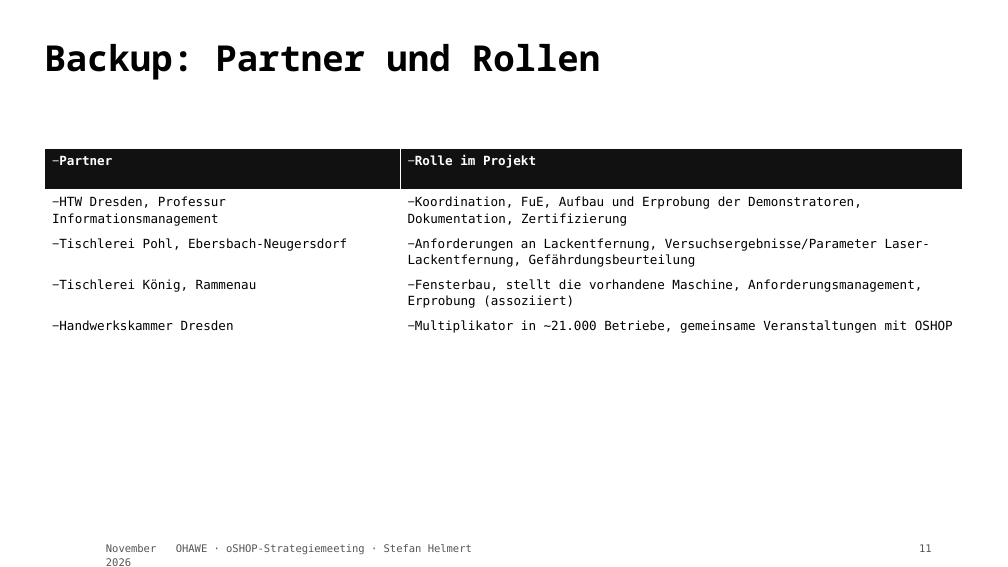
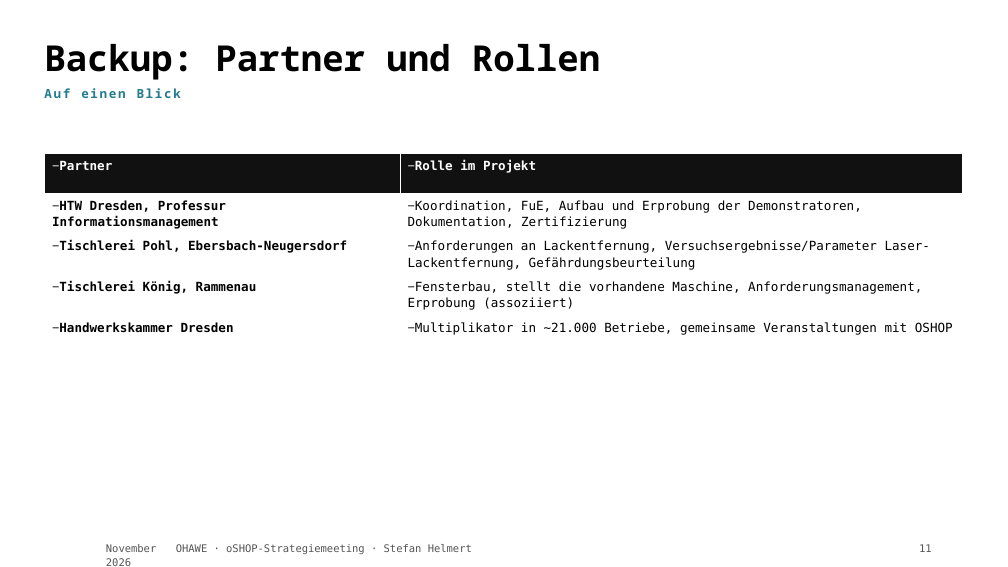
Before and after one commit to TheTesla/slides-oshop-strategieemeeting-ohawe, a slide deck: slide 11 of ohawe-strategie.pptx. Drawn at 1008x567 pixels with LibreOffice and Linux fonts; fonts in the diff are those of the drawing; background and template pictures are left out. Boxes give left, top, right and bottom in pixels: in the first picture for what was removed or moved away, otherwise in the second. Text is boxed around its words. In the diff, an @@ line names an element or a change of style, - is before the commit and + after.

```diff
--- a/ohawe-strategie.pptx
+++ b/ohawe-strategie.pptx
@@ text added at <box>44,88,181,98</box>, 12 pt, text #237C8F, bold @@
+Auf einen Blick
@@ table at <box>45,154,963,352</box> @@
@@ bold on in "HTW Dresden, Professur Informationsmanagement", "Tischlerei Pohl, Ebersbach-Neugersdorf", "Tischlerei König, Rammenau", "Handwerkskammer Dresden" @@
@@ table: place and size @@
-table at <box>45,148,963,355</box>
+table at <box>45,154,963,352</box>
```
Also in this commit, not shown: 10 other slides changed, 2 other files.
